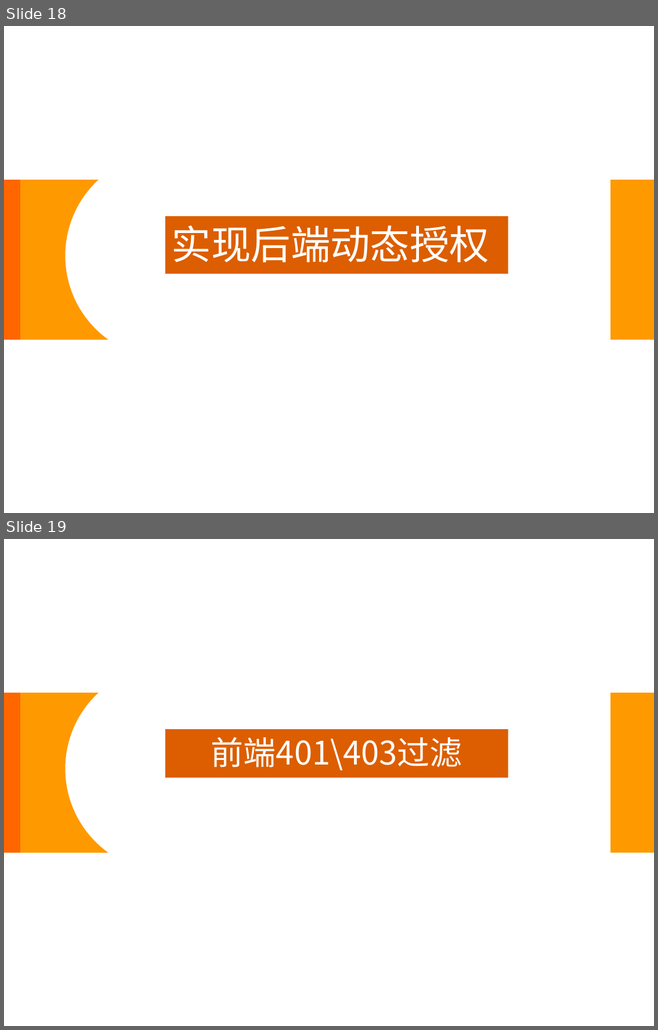
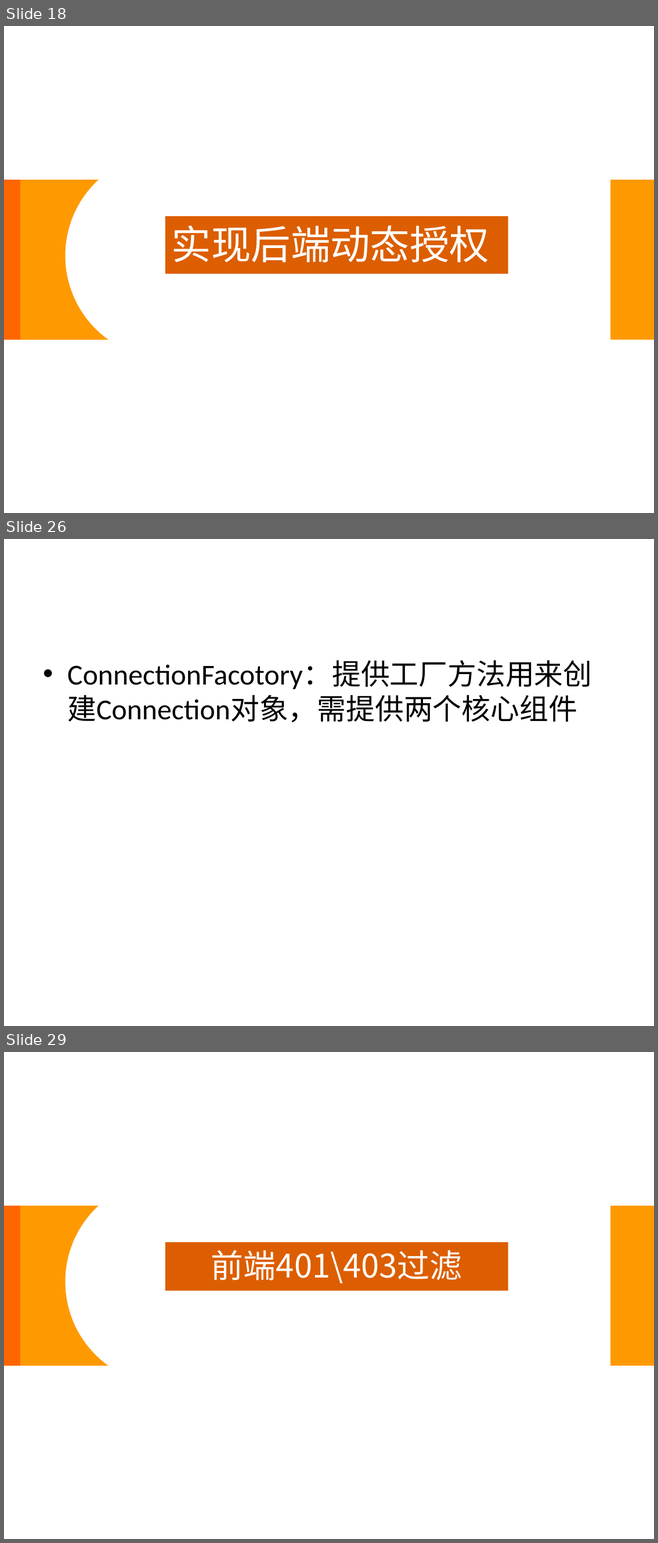
Before and after one commit to wmz6762/security-demo, a slide deck: Spring Security.pptx. Shown one above the other, each under a label of ours: slides 18 and 19 before the commit, slides 18, 26 and 29 after it; the slides between them are not shown. The pictures are 658x1030 and 658x1543 pixels, drawn with LibreOffice and Linux fonts; fonts in the diff are those of the drawing; background and template pictures are left out. Boxes give left, top, right and bottom in pixels: in the first picture for what was removed or moved away, otherwise in the second. Text is boxed around its words. In the diff, an @@ line names an element or a change of style, - is before the commit and + after.

```diff
--- a/Spring Security.pptx
+++ b/Spring Security.pptx
@@ slide 26 added at (4,539,654,1026), background picture (left out) @@
@@ text added at (67,661,592,722), 32 pt, text #000000 @@
+• ConnectionFacotory：提供工厂方法用来创建Connection对象，需提供两个核心组件
@@ what was slide 19 is now slide 29 @@
```
Also in this commit, not shown: 9 other slides added, 1 other file.
